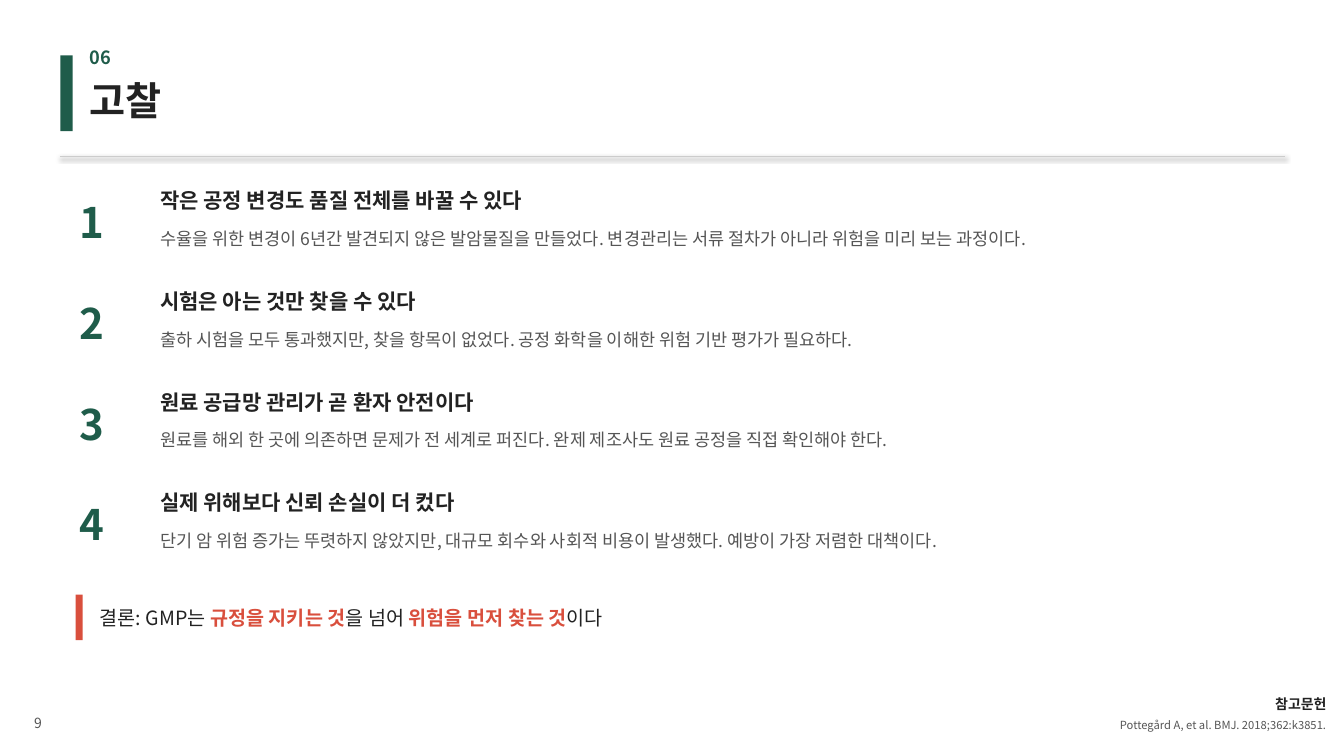
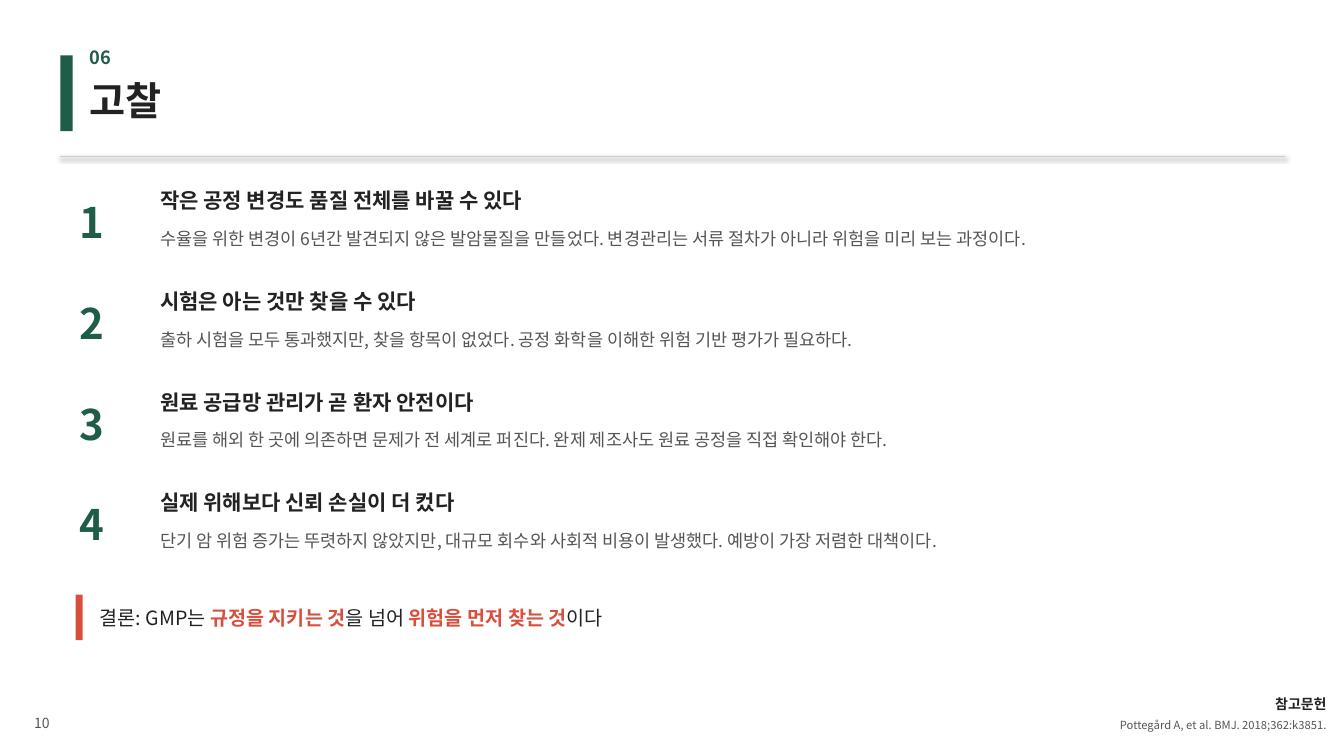
Before and after one commit to wlwl991123-prog/webtoon-app, a slide deck: slide 10 of GMP_발사르탄.pptx (slide 9 before the commit). Drawn at 1344x756 pixels with LibreOffice and Linux fonts; fonts in the diff are those of the drawing. Boxes give left, top, right and bottom in pixels: in the first picture for what was removed or moved away, otherwise in the second. Text is boxed around its words. In the diff, an @@ line names an element or a change of style, - is before the commit and + after.

```diff
--- a/GMP_발사르탄.pptx
+++ b/GMP_발사르탄.pptx
@@ text at bbox=[34, 717, 50, 728]: text changed @@
-9
+10
```
Also in this commit, not shown: 5 other slides changed, 1 other file.
